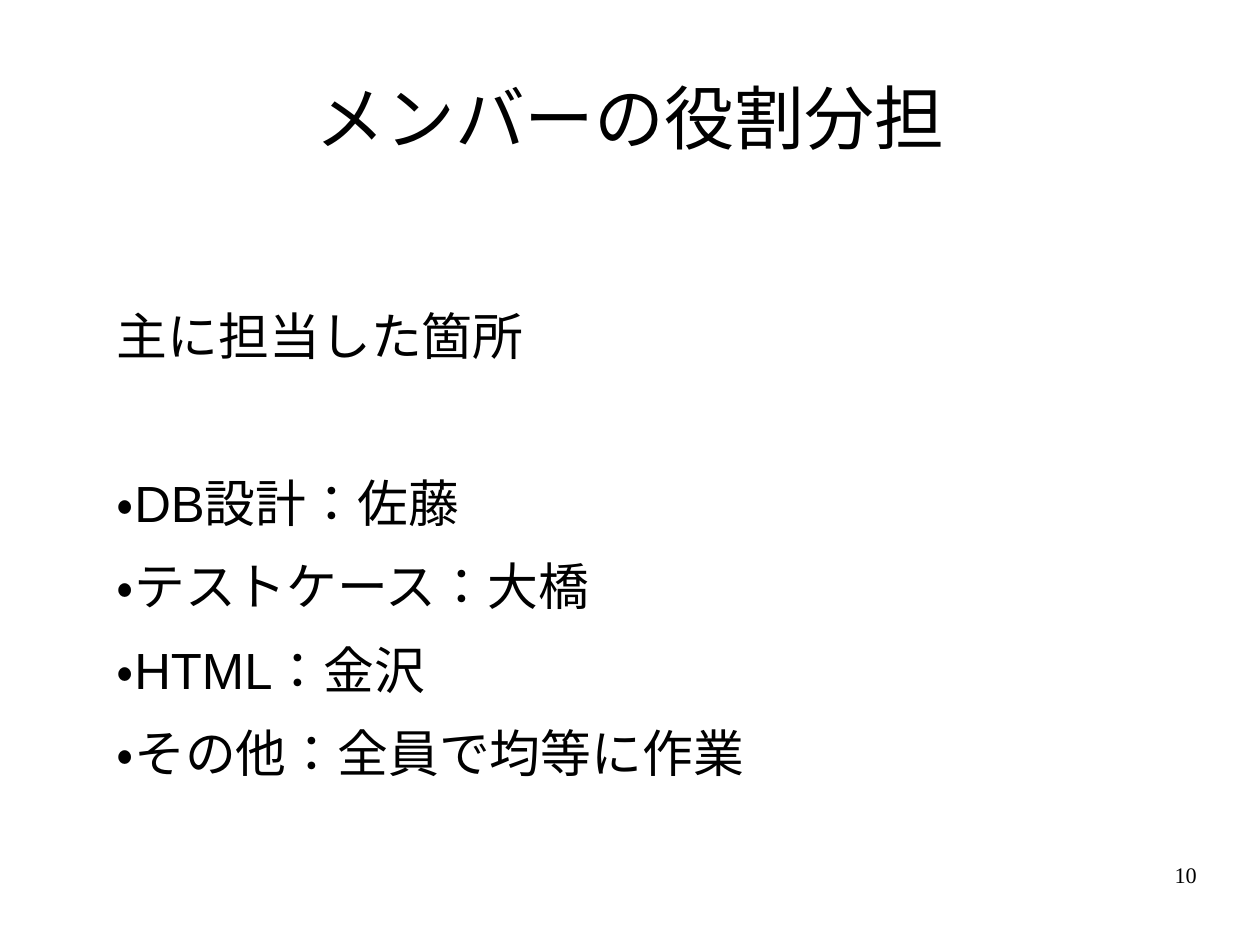
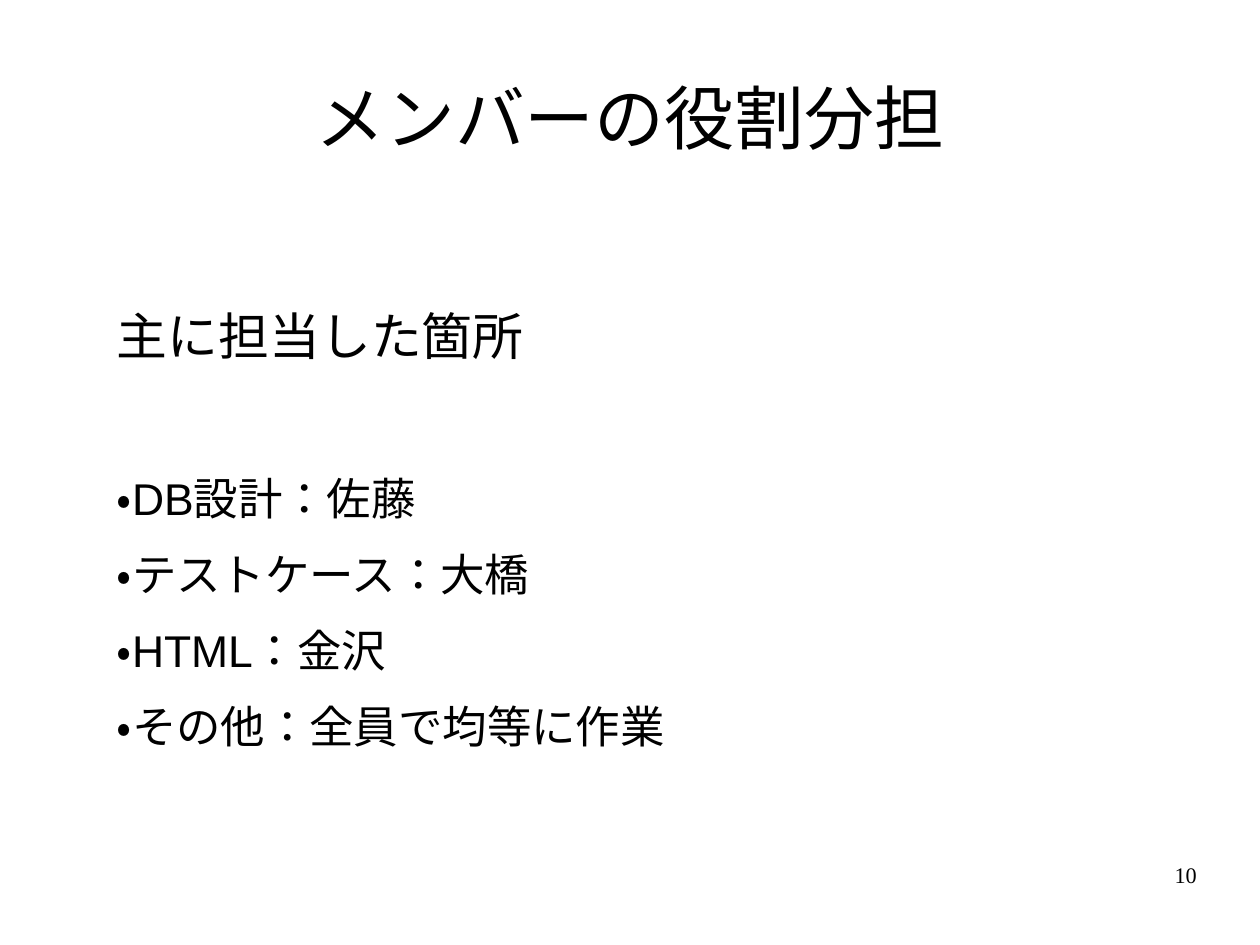
Before and after one commit to black1000/system, a slide deck: slide 10 of ユニフォームプレゼンテーション.odp. Drawn at 1260x945 pixels with LibreOffice and Linux fonts; fonts in the diff are those of the drawing. Boxes give left, top, right and bottom in pixels: in the first picture for what was removed or moved away, otherwise in the second. Text is boxed around its words. In the diff, an @@ line names an element or a change of style, - is before the commit and + after.

```diff
--- a/ユニフォームプレゼンテーション.odp
+++ b/ユニフォームプレゼンテーション.odp
@@ text at [117, 477, 665, 747]: size 32 to 28 pt in "・DB設計：佐藤", "・テストケース：大橋", "・HTML：金沢", "・その他：全員で均等に作業" @@
```
Also in this commit, not shown: 10 other slides changed.
